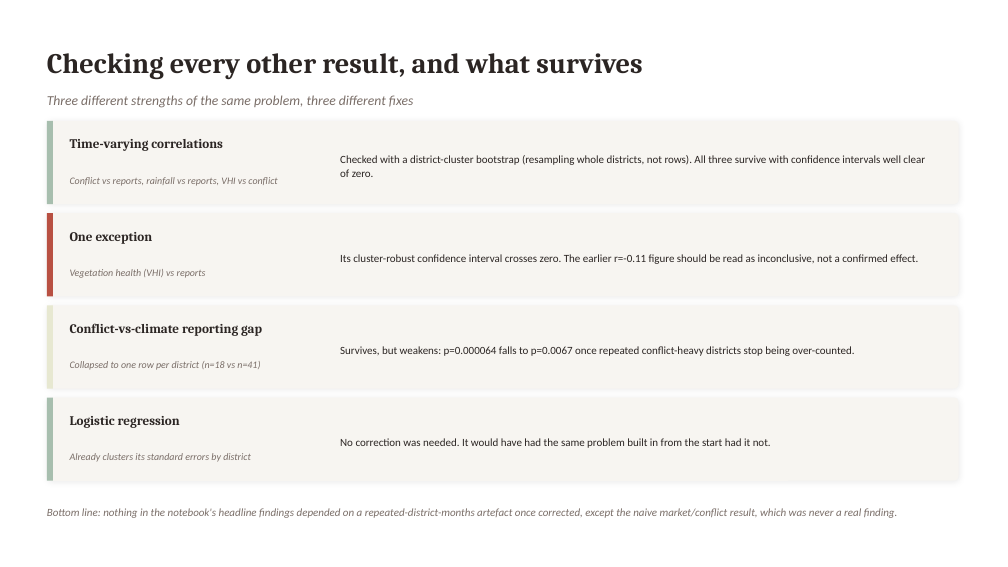
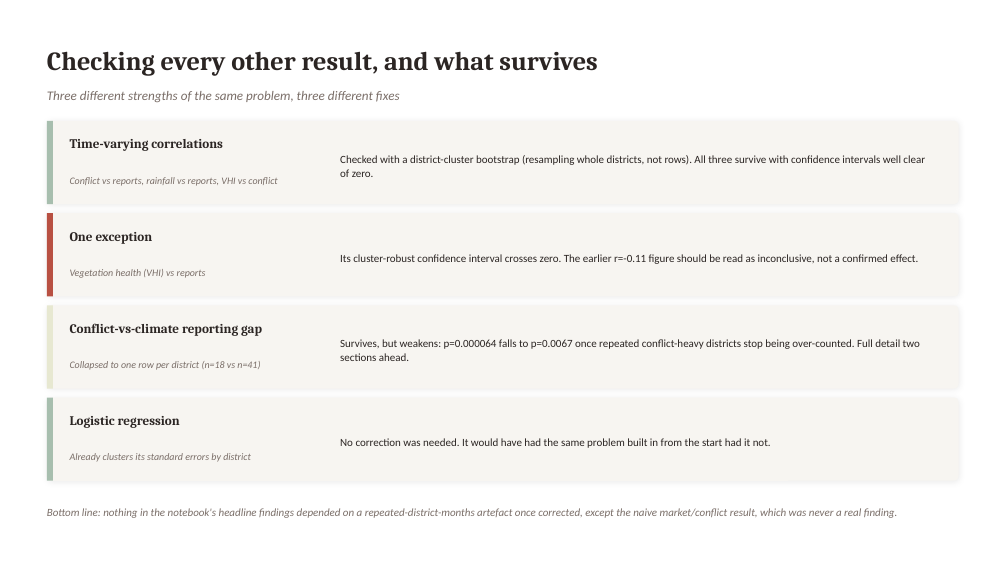
Before and after one commit to hcfgsqm2q7-lang/Dissertation---Samuel-Aracena, a slide deck: slide 10 of weekly_meetings/2026_08_17_slides.pptx (slide 6 before the commit). Drawn at 1008x567 pixels with LibreOffice and Linux fonts; fonts in the diff are those of the drawing. Boxes give left, top, right and bottom in pixels: in the first picture for what was removed or moved away, otherwise in the second. Text is boxed around its words. In the diff, an @@ line names an element or a change of style, - is before the commit and + after.

```diff
--- a/weekly_meetings/2026_08_17_slides.pptx
+++ b/weekly_meetings/2026_08_17_slides.pptx
@@ text "Checking every other result, and ..." at bbox=[47, 51, 597, 76]: size 27 to 25 pt @@
@@ text "Three different strengths of the ..." at bbox=[47, 91, 400, 102]: size 13 to 12.5 pt @@
@@ text at bbox=[340, 339, 920, 361]: text changed @@
-Survives, but weakens: p=0.000064 falls to p=0.0067 once repeated conflict-heavy districts stop being over-counted.
+Survives, but weakens: p=0.000064 falls to p=0.0067 once repeated conflict-heavy districts stop being over-counted. Full detail two sections ahead.
```
Also in this commit, not shown: 14 other slides changed, 11 slides added, 1 slide removed, 1 other file.
